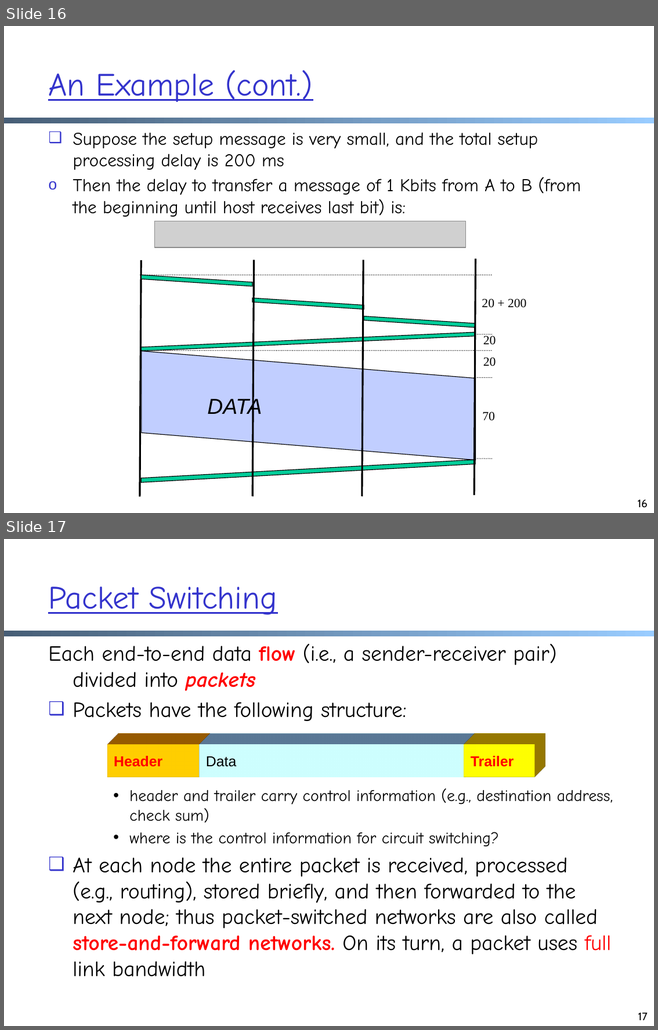
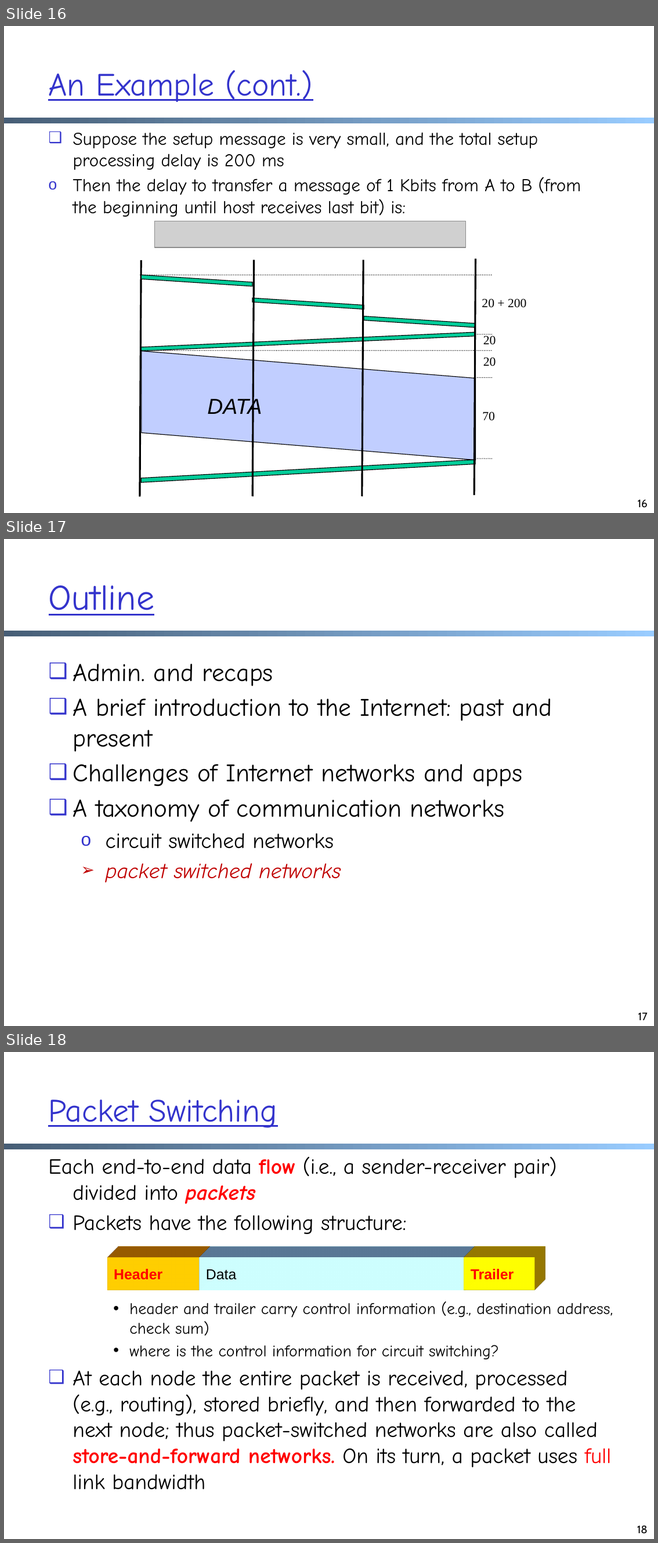
Before and after one commit to xiangq27/xiangq27.github.io, a slide deck: courses/cnns-xmuf21/files/lectures/architecture.pptx. Shown one above the other, each under a label of ours: slides 16 and 17 before the commit, slides 16, 17 and 18 after it. The pictures are 658x1030 and 658x1543 pixels, drawn with LibreOffice and Linux fonts; fonts in the diff are those of the drawing; grey boxes stand for pictures. Boxes give left, top, right and bottom in pixels: in the first picture for what was removed or moved away, otherwise in the second. Text is boxed around its words. In the diff, an @@ line names an element or a change of style, - is before the commit and + after.

```diff
--- a/courses/cnns-xmuf21/files/lectures/architecture.pptx
+++ b/courses/cnns-xmuf21/files/lectures/architecture.pptx
@@ slide 17 added at <box>4,539,654,1026</box>, background #FFFFFF; not listed: 2 template elements that a slide beside it also shows @@
@@ text added at <box>49,585,155,616</box>, 39.9 pt, text #3333CC, underline @@
+Outline
@@ text added at <box>73,664,552,883</box>, 27.9 pt, text #000000 @@
+❑ Admin. and recaps
+❑ A brief introduction to the Internet: past and present
+❑ Challenges of Internet networks and apps
+❑ A taxonomy of communication networks
+  o circuit switched networks
+  ➢ packet switched networks
@@ page number added at <box>638,1013,647,1020</box>, 12 pt, text #000000 @@
+17
@@ what was slide 17 is now slide 18 @@
@@ page number at <box>637,1525,647,1534</box>: text changed @@
-17
+18
```
Also in this commit, not shown: 1 slide changed.
